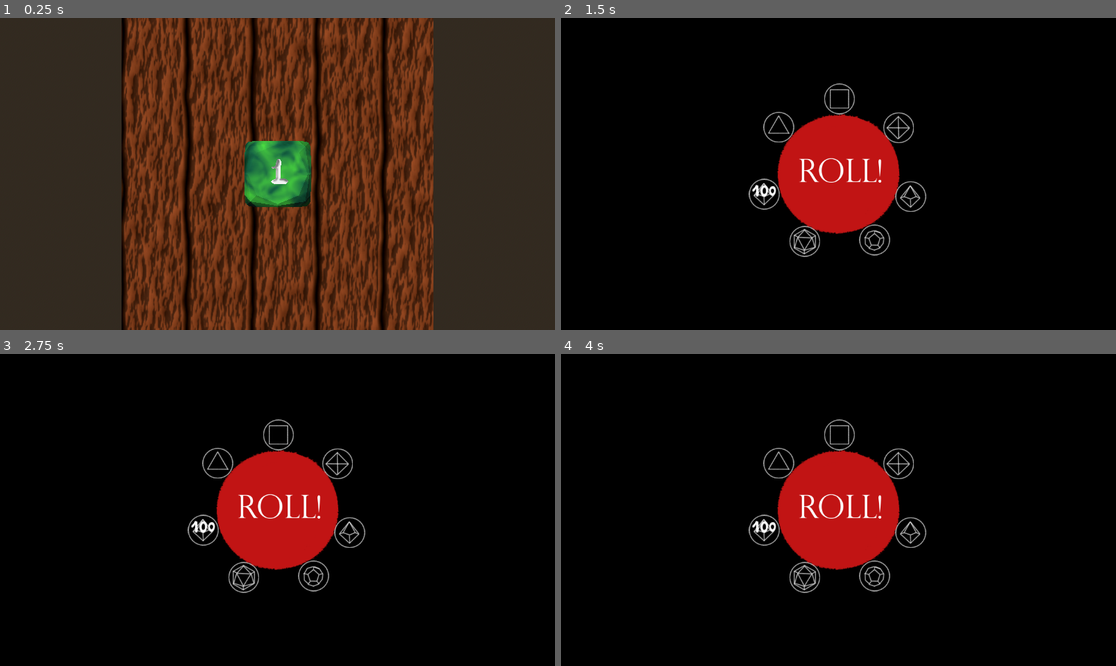
Above: before the commit, frames 1-4 (two rows, left to right).
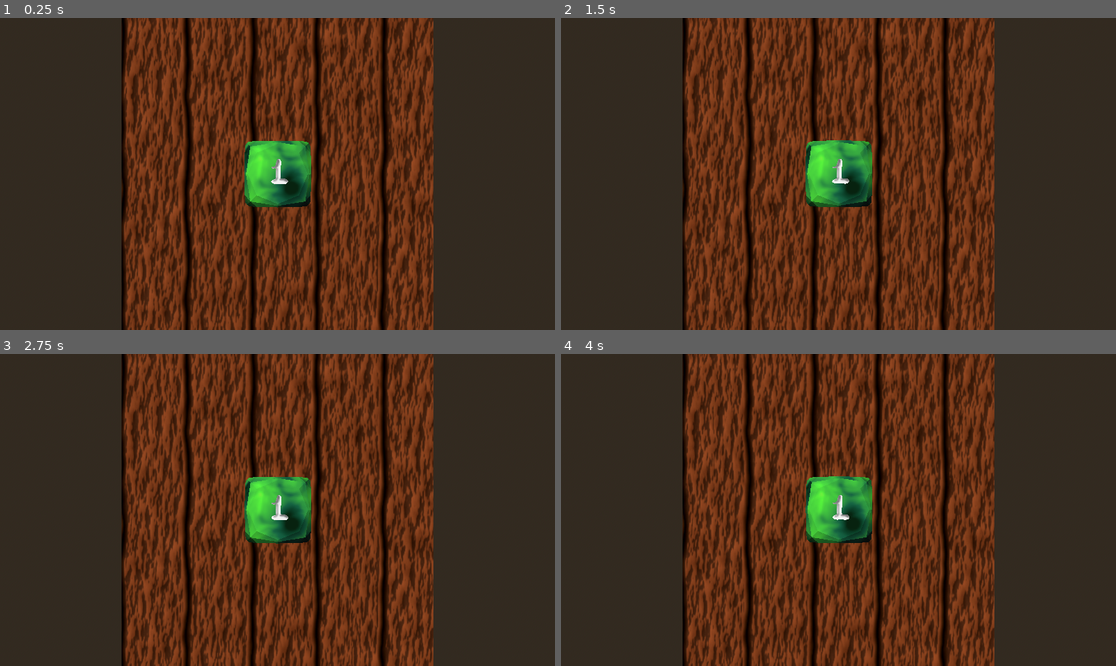
Above: after the commit, the same moments.

Repository: A31Nesta/OptiDice
Game: Godot game, scene res://scn/Dice2.tscn
Same seed, same stepped clock (60 frames per second), same inputs: the game is played once before the commit and once after it.
Inputs (mouse positions are in pixels of both pictures, inside the frame that each line leads up to):
- Up to frame 1 (0.25 s): no input
- Up to frame 2 (1.5 s): tap Enter at 0.5 s; move the mouse to (960, 158) at 0.52 s; click (960, 158) at 0.67 s; click (777, 127) at 1.27 s
- Up to frame 3 (2.75 s): click (277, 435) at 2.02 s
- Up to frame 4 (4 s): click (899, 463) at 2.77 s; click (910, 531) at 3.52 s

The runs differ from the first frame. In frame 1, 1.5% of the frame differs, in the area x 44-57%, y 39-61%; in frame 2, 98%, in the area x 0-100%, y 0-100%; in frame 3, 98%; in frame 4, 98%.

Commit message:
Quality of Life Improvements

Diff:
--- /dev/null
+++ b/Dice/Materials/Col.tres
@@ -0,0 +1,9 @@
+[gd_resource type="StandardMaterial3D" load_steps=2 format=3 uid="uid://cod4vn3d1tnud"]
+
+[ext_resource type="Texture2D" uid="uid://vdmt2prdjo36" path="res://Dice/Materials/Col.png" id="1_on31w"]
+
+[resource]
+shading_mode = 2
+diffuse_mode = 1
+specular_mode = 2
+albedo_texture = ExtResource("1_on31w")
--- /dev/null
+++ b/Dice/Materials/Mag.tres
@@ -0,0 +1,9 @@
+[gd_resource type="StandardMaterial3D" load_steps=2 format=3 uid="uid://dei2q0wp7uie4"]
+
+[ext_resource type="Texture2D" uid="uid://byyajus4htpu1" path="res://Dice/Materials/Mag.png" id="1_h8rdt"]
+
+[resource]
+shading_mode = 2
+diffuse_mode = 1
+specular_mode = 2
+albedo_texture = ExtResource("1_h8rdt")
--- /dev/null
+++ b/Dice/Materials/Rad.tres
@@ -0,0 +1,9 @@
+[gd_resource type="StandardMaterial3D" load_steps=2 format=3 uid="uid://b0tlavgdb42kj"]
+
+[ext_resource type="Texture2D" uid="uid://dwds7lwen36dy" path="res://Dice/Materials/Rad.png" id="1_6fsh3"]
+
+[resource]
+shading_mode = 2
+diffuse_mode = 1
+specular_mode = 2
+albedo_texture = ExtResource("1_6fsh3")
--- a/DiceObjects/d100_rb.tscn
+++ b/DiceObjects/d100_rb.tscn
@@ -21,11 +21,11 @@
 continuous_cd = true
 script = ExtResource("1_1s3l8")
 
-[node name="D10" type="MeshInstance3D" parent="."]
+[node name="Mdl" type="MeshInstance3D" parent="."]
+material_override = SubResource("StandardMaterial3D_yaa3c")
 mesh = ExtResource("2_mh11r")
-surface_material_override/0 = SubResource("StandardMaterial3D_yaa3c")
 
-[node name="D100n" type="MeshInstance3D" parent="D10"]
+[node name="D100n" type="MeshInstance3D" parent="Mdl"]
 material_override = ExtResource("4_eqyus")
 mesh = ExtResource("5_57ye8")
 skeleton = NodePath("../..")
--- a/DiceObjects/d10_rb.tscn
+++ b/DiceObjects/d10_rb.tscn
@@ -21,11 +21,11 @@
 continuous_cd = true
 script = ExtResource("1_1s3l8")
 
-[node name="D10" type="MeshInstance3D" parent="."]
+[node name="Mdl" type="MeshInstance3D" parent="."]
+material_override = SubResource("StandardMaterial3D_gmiwy")
 mesh = ExtResource("2_fy5g6")
-surface_material_override/0 = SubResource("StandardMaterial3D_gmiwy")
 
-[node name="D10n" type="MeshInstance3D" parent="D10"]
+[node name="D10n" type="MeshInstance3D" parent="Mdl"]
 material_override = ExtResource("4_1dvv0")
 mesh = ExtResource("5_ivy34")
 skeleton = NodePath("../..")
--- a/DiceObjects/d12_rb.tscn
+++ b/DiceObjects/d12_rb.tscn
@@ -21,11 +21,11 @@
 continuous_cd = true
 script = ExtResource("1_1s3l8")
 
-[node name="D12" type="MeshInstance3D" parent="."]
+[node name="Mdl" type="MeshInstance3D" parent="."]
 material_override = SubResource("StandardMaterial3D_uvxnf")
 mesh = ExtResource("3_b43g7")
 
-[node name="D12n" type="MeshInstance3D" parent="D12"]
+[node name="D12n" type="MeshInstance3D" parent="Mdl"]
 material_override = ExtResource("4_7nojb")
 mesh = ExtResource("5_1wjpa")
 skeleton = NodePath("../..")
--- a/DiceObjects/d20_rb.tscn
+++ b/DiceObjects/d20_rb.tscn
@@ -21,11 +21,11 @@
 continuous_cd = true
 script = ExtResource("1_1s3l8")
 
-[node name="D20" type="MeshInstance3D" parent="."]
+[node name="Mdl" type="MeshInstance3D" parent="."]
 material_override = SubResource("StandardMaterial3D_yt2an")
 mesh = ExtResource("3_3m8y7")
 
-[node name="D20n" type="MeshInstance3D" parent="D20"]
+[node name="D20n" type="MeshInstance3D" parent="Mdl"]
 material_override = ExtResource("4_6bofr")
 mesh = ExtResource("5_y03pk")
 skeleton = NodePath("../..")
--- a/DiceObjects/d4_rb.tscn
+++ b/DiceObjects/d4_rb.tscn
@@ -21,11 +21,11 @@
 continuous_cd = true
 script = ExtResource("1_1s3l8")
 
-[node name="D4" type="MeshInstance3D" parent="."]
+[node name="Mdl" type="MeshInstance3D" parent="."]
 material_override = SubResource("StandardMaterial3D_0utp1")
 mesh = ExtResource("3_iwjip")
 
-[node name="D4n" type="MeshInstance3D" parent="D4"]
+[node name="D4n" type="MeshInstance3D" parent="Mdl"]
 material_override = ExtResource("4_tyvbf")
 mesh = ExtResource("5_1xyqm")
 skeleton = NodePath("../..")
--- a/DiceObjects/d6_rb.tscn
+++ b/DiceObjects/d6_rb.tscn
@@ -21,11 +21,11 @@
 continuous_cd = true
 script = ExtResource("1_1s3l8")
 
-[node name="D6" type="MeshInstance3D" parent="."]
+[node name="Mdl" type="MeshInstance3D" parent="."]
 material_override = SubResource("StandardMaterial3D_rb0y8")
 mesh = ExtResource("3_rw4jk")
 
-[node name="D6n" type="MeshInstance3D" parent="D6"]
+[node name="D6n" type="MeshInstance3D" parent="Mdl"]
 material_override = ExtResource("4_4ga0b")
 mesh = ExtResource("5_fwlxs")
 skeleton = NodePath("../..")
--- a/DiceObjects/d8_rb.tscn
+++ b/DiceObjects/d8_rb.tscn
@@ -21,11 +21,11 @@
 continuous_cd = true
 script = ExtResource("1_1s3l8")
 
-[node name="D8" type="MeshInstance3D" parent="."]
+[node name="Mdl" type="MeshInstance3D" parent="."]
 material_override = SubResource("StandardMaterial3D_u4iq6")
 mesh = ExtResource("3_08mh2")
 
-[node name="D8n" type="MeshInstance3D" parent="D8"]
+[node name="D8n" type="MeshInstance3D" parent="Mdl"]
 material_override = ExtResource("4_tyvbf")
 mesh = ExtResource("5_5y5ju")
 skeleton = NodePath("../..")
--- a/scn/DiceForceApplierBasic.gd
+++ b/scn/DiceForceApplierBasic.gd
@@ -8,12 +8,19 @@
 
 # Called every frame. 'delta' is the elapsed time since the previous frame.
 func _process(delta):
+	# The force is only applied if we're on the ground
+	# Previous versions checked for collisions but it was
+	# slower and it didn't work correctly with many dice
 	if transform.origin.y <= 1.5:
 		var multDelta = delta * 50
 
+		# Here we remove the gravity from the accelerometer and make it twice as sensitive to vertical force
+		# The device's sensors give the vertical value as Z so to make it work properly we need to put the Z in the Y's place
 		var forceToApply : Vector3 = (Input.get_accelerometer() - Input.get_gravity()) * Vector3(100, 100, 200) * multDelta
 		forceToApply = Vector3(forceToApply.x, forceToApply.z, forceToApply.y)
+
 		var torqueToApply : Vector3 = (Input.get_gyroscope()) * 50 * multDelta
 		torqueToApply = Vector3(torqueToApply.x, torqueToApply.z, torqueToApply.y)
+
 		apply_force(forceToApply)
 		apply_torque(torqueToApply)
--- /dev/null
+++ b/scn/MenuController.gd
@@ -0,0 +1,80 @@
+extends ColorRect
+
+var buttons : Array
+@onready var rollButton := $CenterContainer/Button
+@onready var diceScene := $/root/Dice
+
+# Timer to make the buttons clickable
+var timer : float = 0
+# Same as saying enabled or not disabled
+# I'm using "disable" and "enable" already
+# so for the sake of clarity I'll call this
+# variable clickable. It refers to the Buttons
+var clickable := false
+
+# Called when the node enters the scene tree for the first time.
+func _ready():
+	# We get our buttons here and put them in an array
+	buttons.push_back($"D4")
+	buttons.push_back($"D6")
+	buttons.push_back($"D8")
+	buttons.push_back($"D10")
+	buttons.push_back($"D12")
+	buttons.push_back($"D20")
+	buttons.push_back($"D100")
+
+# We use a timer to enable all buttons after 0.5 seconds
+func _process(delta):
+	if timer < 0.5:
+		timer += delta
+	elif not clickable:
+		clickable = true
+		for i in range(buttons.size()):
+			buttons[i].disabled = false
+		rollButton.disabled = false
+
+func disable():
+	# We reset the buttons' parameters and hide them
+	for i in range(buttons.size()):
+		buttons[i].counter = 0
+		buttons[i].disabled = true
+		buttons[i].set_process(false)
+		buttons[i].hide()
+	rollButton.disabled = true
+	rollButton.set_process(false)
+	rollButton.hide()
+
+	# we reset the timer and clickable parameter
+	clickable = false
+	timer = 0
+
+	# We finally hide this node
+	set_process(false)
+	hide()
+
+func enable():
+	for i in range(buttons.size()):
+		buttons[i].set_process(true)
+		buttons[i].show()
+	rollButton.set_process(true)
+	rollButton.show()
+
+	set_process(true)
+	show()
+
+# The callback for the Roll Button
+func _on_roll_button_pressed():
+	# We add the dice to the main scene
+	diceScene.addDice(diceScene.d4, buttons[0].counter)
+	diceScene.addDice(diceScene.d6, buttons[1].counter)
+	diceScene.addDice(diceScene.d8, buttons[2].counter)
+	diceScene.addDice(diceScene.d10, buttons[3].counter)
+	diceScene.addDice(diceScene.d12, buttons[4].counter)
+	diceScene.addDice(diceScene.d20, buttons[5].counter)
+	diceScene.addDice(diceScene.d100, buttons[6].counter)
+
+	# We tell the main scene that the menu is already closed
+	diceScene.menuOpen = false
+
+	# We disable this scene
+	disable()
--- a/scn/OpenMenu.gd
+++ b/scn/OpenMenu.gd
@@ -1,41 +1,97 @@
 extends Node3D
 
-var menuOpen : bool = false
+# Scenes and Instancing
+# --------------------------------
+const scene : PackedScene = preload("res://scn/menu.tscn")
 var instance
-var scene : PackedScene = preload("res://scn/menu.tscn")
+const d4 : PackedScene = preload("res://DiceObjects/d4_rb.tscn")
+const d6 : PackedScene = preload("res://DiceObjects/d6_rb.tscn")
+const d8 : PackedScene = preload("res://DiceObjects/d8_rb.tscn")
+const d10 : PackedScene = preload("res://DiceObjects/d10_rb.tscn")
+const d12 : PackedScene = preload("res://DiceObjects/d12_rb.tscn")
+const d20 : PackedScene = preload("res://DiceObjects/d20_rb.tscn")
+const d100 : PackedScene = preload("res://DiceObjects/d100_rb.tscn")
+var diceOnScreen = []
+var diceMaterials = []
 
-# Dice scenes
-var d4 : PackedScene = preload("res://DiceObjects/d4_rb.tscn")
-var d6 : PackedScene = preload("res://DiceObjects/d6_rb.tscn")
-var d8 : PackedScene = preload("res://DiceObjects/d8_rb.tscn")
-var d10 : PackedScene = preload("res://DiceObjects/d10_rb.tscn")
-var d12 : PackedScene = preload("res://DiceObjects/d12_rb.tscn")
-var d20 : PackedScene = preload("res://DiceObjects/d20_rb.tscn")
-var d100 : PackedScene = preload("res://DiceObjects/d100_rb.tscn")
+# Scene State:
+# --------------------------------
+var menuOpen := false
+var isFrozen := false
 
-var diceOnScreen = []
+# Input:
+# --------------------------------
+# Number of taps
+# - Single tap: toggle frozen mode
+# - Double tap: menu
+var taps : int = 0
+var timer : float = 0
 
 # Called when the node enters the scene tree for the first time.
 func _ready():
-	diceOnScreen.push_back(d6.instantiate())
-	add_child(diceOnScreen[0])
+	# We add the possible materials to the array
+	diceMaterials.push_back(preload("res://Dice/Materials/Rad.tres"))
+	diceMaterials.push_back(preload("res://Dice/Materials/Mag.tres"))
+	diceMaterials.push_back(preload("res://Dice/Materials/Col.tres"))
 
+	# Put a d6 by default
+	addDice(d6, 1)
+
+	# We instanciate at start, this way we don't need to reload it and the game runs faster
+	# In the profiler the bottleneck when opening the menu is in Process Time, so this
+	# should help (It didn't, but at least now the code is somewhat cleaner)
+	instance = scene.instantiate()
+	add_child(instance)
+	instance.disable()
 
 # Called every frame. 'delta' is the elapsed time since the previous frame.
 func _process(delta):
-	pass
+	if timer < 0.25:
+		if taps > 0:
+			timer += delta
+	else:
+		if taps == 1:
+			toggleFreeze()
+		else: # (taps is 2 or more)
+			showMenu()
+			isFrozen = false
+
+		# Reset the taps and the timer
+		timer = 0
+		taps = 0
 
 func _input(event):
+	# We include the menuOpen variable here because we don't want
+	# this scene to be processing input while we use the menu
 	if event is InputEventMouseButton and !menuOpen:
-		# Delete all dice on screen to replace them with the ones selected
-		for i in range(diceOnScreen.size()):
-			diceOnScreen[i].queue_free()
-		diceOnScreen.clear()
+		if event.pressed: # We only want press, not release
+			taps += 1
 
-		# Show Menu
-		menuOpen = true
-		instance = scene.instantiate()
-		add_child(instance)
+func toggleFreeze():
+	if isFrozen:
+		unfreeze()
+		isFrozen = false
+	else:
+		freeze()
+		isFrozen = true
+
+func freeze():
+	for i in range(diceOnScreen.size()):
+		diceOnScreen[i].set_process(false)
+
+func unfreeze():
+	for i in range(diceOnScreen.size()):
+		diceOnScreen[i].set_process(true)
+
+func showMenu():
+	# Delete all dice on screen to replace them with the ones selected
+	for i in range(diceOnScreen.size()):
+		diceOnScreen[i].queue_free()
+	diceOnScreen.clear()
+
+	# Show Menu
+	menuOpen = true
+	instance.enable()
 
 func addDice(die : PackedScene, count : int):
 	if count <= 0:
@@ -43,10 +99,12 @@
 	elif count > 1:
 		for i in range(count):
 			var d = die.instantiate()
+			d.get_child(0).material_override = diceMaterials[randi() % diceMaterials.size()]
 			diceOnScreen.push_back(d)
 			add_child(d)
 		return
 
 	var d = die.instantiate()
+	d.get_child(0).material_override = diceMaterials[randi() % diceMaterials.size()]
 	diceOnScreen.push_back(d)
 	add_child(d)
--- a/scn/RollButton.gd
+++ b/scn/RollButton.gd
@@ -1,7 +1,4 @@
 extends TextureButton
-
-@onready var diceScene = $/root/Dice
-@onready var uiScene = $"../.."
 
 var timer : float = 0
 
@@ -16,15 +13,3 @@
 		timer += delta
 	elif disabled:
 		disabled = false
-
-func _pressed():
-	print("AMOGUS!")
-	diceScene.addDice(diceScene.d4, $"../../D4".counter)
-	diceScene.addDice(diceScene.d6, $"../../D6".counter)
-	diceScene.addDice(diceScene.d8, $"../../D8".counter)
-	diceScene.addDice(diceScene.d10, $"../../D10".counter)
-	diceScene.addDice(diceScene.d12, $"../../D12".counter)
-	diceScene.addDice(diceScene.d20, $"../../D20".counter)
-	diceScene.addDice(diceScene.d100, $"../../D100".counter)
-	diceScene.menuOpen = false
-	uiScene.queue_free()
--- a/scn/addDiceButtons.gd
+++ b/scn/addDiceButtons.gd
@@ -1,19 +1,9 @@
 extends TextureButton
 
+# This counter registers every time the button gets pressed
+# The RollButton script takes this value and uses it to tell
+# the Dice node from the main scene to generate the dice
 var counter : int = 0
-var timer : float = 0
-
-# Called when the node enters the scene tree for the first time.
-func _ready():
-	pass # Replace with function body.
-
-
-# Called every frame. 'delta' is the elapsed time since the previous frame.
-func _process(delta):
-	if timer < 0.5:
-		timer += delta
-	elif disabled:
-		disabled = false
 
 func _pressed():
 	counter = counter + 1
--- a/scn/menu.tscn
+++ b/scn/menu.tscn
@@ -1,7 +1,7 @@
 [gd_scene load_steps=19 format=3 uid="uid://y1dlnhrh0llq"]
 
 [ext_resource type="Texture2D" uid="uid://dpyhmjv0ki1xu" path="res://UI/roll.png" id="1_jbbc7"]
-[ext_resource type="Script" path="res://scn/RollButton.gd" id="2_nck1b"]
+[ext_resource type="Script" path="res://scn/MenuController.gd" id="1_jysw1"]
 [ext_resource type="Texture2D" uid="uid://c6dr0l77j4syl" path="res://UI/rolli.png" id="2_tvcml"]
 [ext_resource type="Texture2D" uid="uid://j0k5pilykqt4" path="res://UI/d4.png" id="2_w5les"]
 [ext_resource type="Texture2D" uid="uid://chm0ks6t1e0sp" path="res://UI/d4i.png" id="3_dyjx7"]
@@ -31,6 +31,7 @@
 localize_numeral_system = false
 mouse_filter = 2
 color = Color(0, 0, 0, 1)
+script = ExtResource("1_jysw1")
 
 [node name="CenterContainer" type="CenterContainer" parent="."]
 layout_mode = 1
@@ -49,7 +50,6 @@
 texture_pressed = ExtResource("2_tvcml")
 texture_disabled = ExtResource("2_tvcml")
 stretch_mode = 5
-script = ExtResource("2_nck1b")
 
 [node name="D4" type="TextureButton" parent="."]
 layout_mode = 1
@@ -171,3 +171,5 @@
 texture_pressed = ExtResource("16_i5jut")
 texture_disabled = ExtResource("16_i5jut")
 script = ExtResource("6_jdjug")
+
+[connection signal="pressed" from="CenterContainer/Button" to="." method="_on_roll_button_pressed"]
Binary file added: Dice/Materials/Col.png
Not shown, added: Dice/Materials/Col.png.import
Binary file added: Dice/Materials/Mag.png
Not shown, added: Dice/Materials/Mag.png.import
Binary file added: Dice/Materials/Rad.png
Not shown, added: Dice/Materials/Rad.png.import
Not shown, changed: export_presets.cfg
